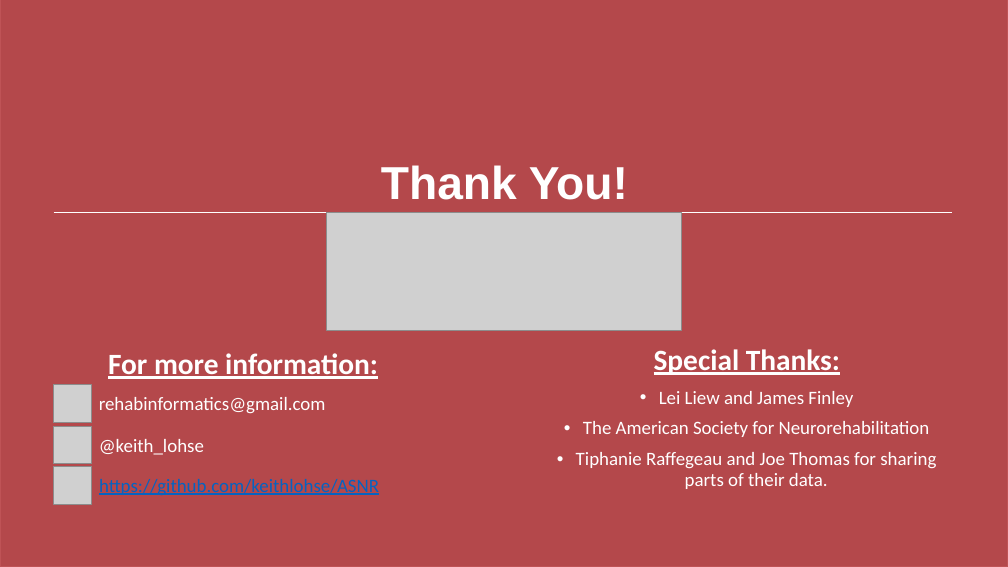
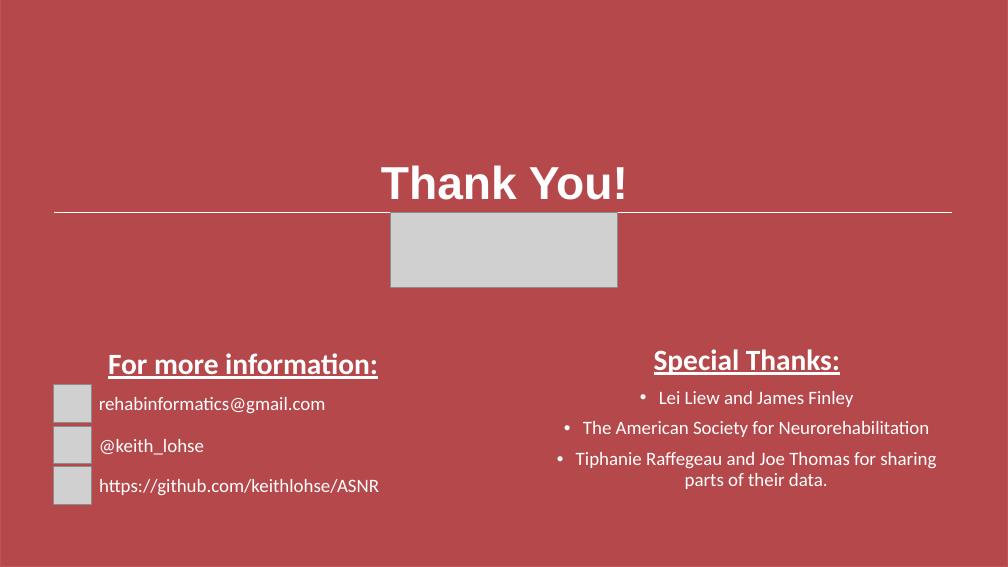
Before and after one commit to keithlohse/ASNR, a slide deck: slide 27 of ASNR_2019_workshop/lohse_ASNR_2019.pptx. Drawn at 1008x567 pixels with LibreOffice and Linux fonts; fonts in the diff are those of the drawing; grey boxes stand for pictures; background and template pictures are left out. Boxes give left, top, right and bottom in pixels: in the first picture for what was removed or moved away, otherwise in the second. Text is boxed around its words. In the diff, an @@ line names an element or a change of style, - is before the commit and + after.

Commit message:
Minor edits
Minor edits to power points and script. Getting ready for ASNR.

```diff
--- a/ASNR_2019_workshop/lohse_ASNR_2019.pptx
+++ b/ASNR_2019_workshop/lohse_ASNR_2019.pptx
@@ picture: place and size @@
-picture at box(327, 212, 681, 330)
+picture at box(391, 212, 618, 288)
@@ text "https://github.com/keithlohse/ASNR" at box(99, 479, 379, 495): text colour #0563C1 to #FFFFFF, underline off @@
```
Also in this commit, not shown: 26 other slides changed, 1 other file.
